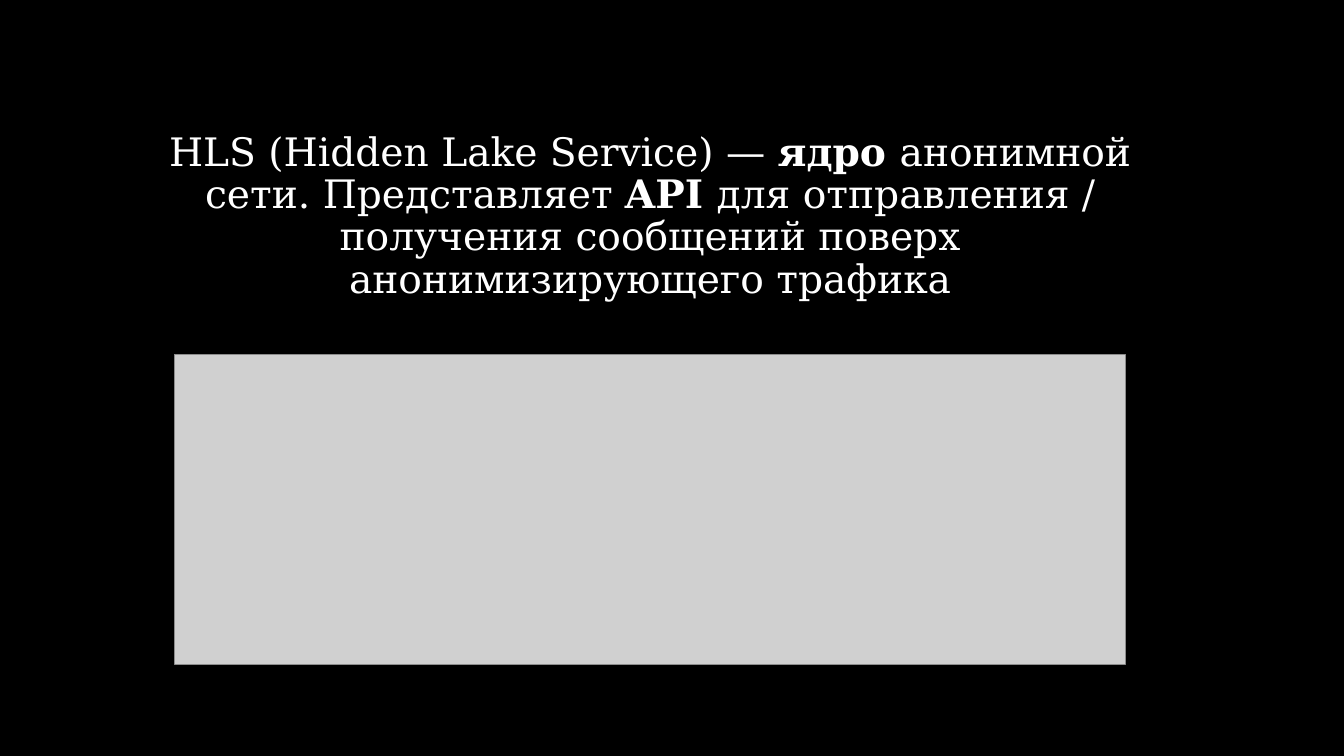
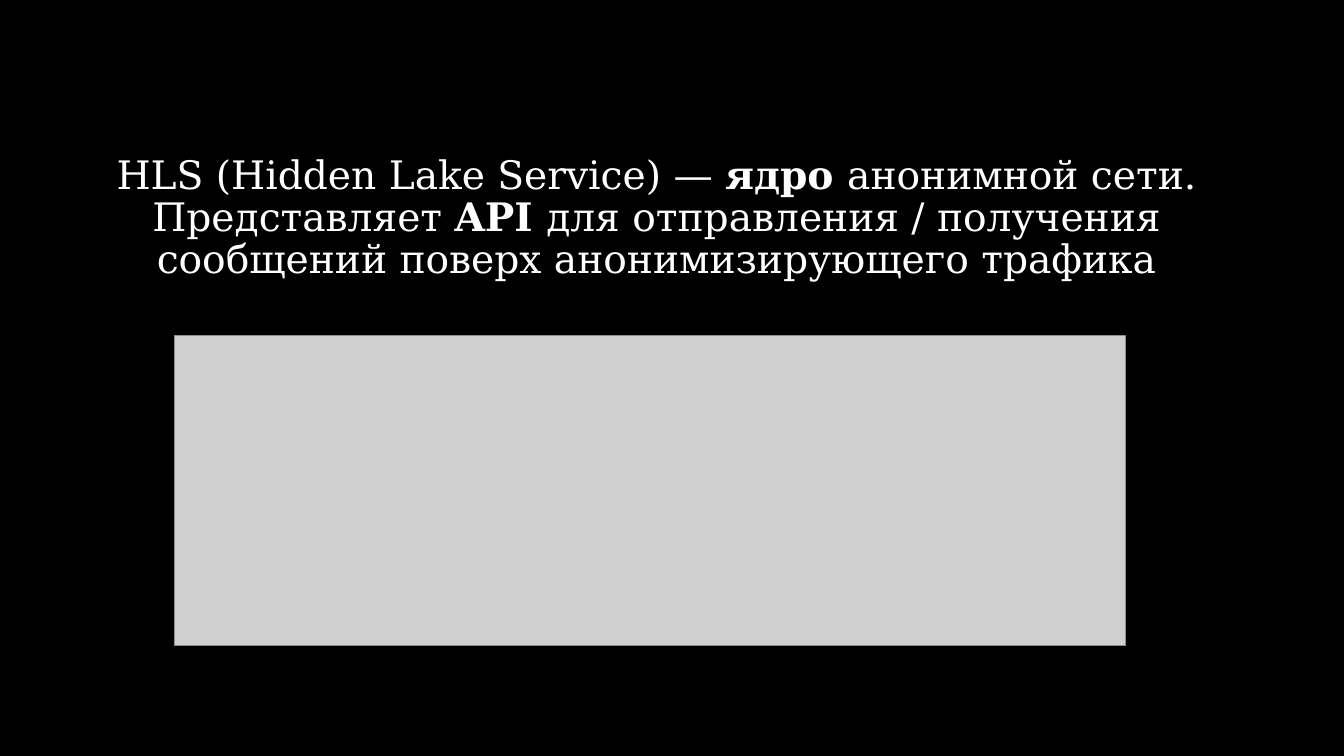
Before and after one commit to number571/go-peer, a slide deck: slide 13 of docs/hidden_lake_anonymous_network_view.pptx (slide 12 before the commit). Drawn at 1344x756 pixels with LibreOffice and Linux fonts; fonts in the diff are those of the drawing; grey boxes stand for pictures. Boxes give left, top, right and bottom in pixels: in the first picture for what was removed or moved away, otherwise in the second. Text is boxed around its words. In the diff, an @@ line names an element or a change of style, - is before the commit and + after.

```diff
--- a/docs/hidden_lake_anonymous_network_view.pptx
+++ b/docs/hidden_lake_anonymous_network_view.pptx
@@ text "HLS (Hidden Lake Service) — ..." rewrapped from (169, 136, 1131, 302) to (117, 159, 1196, 282) @@
@@ picture: place and size @@
-picture at (174, 354, 1125, 664)
+picture at (174, 336, 1125, 646)
```
Also in this commit, not shown: 8 other slides changed, 6 slides added, 5 slides removed, 3 other files.
